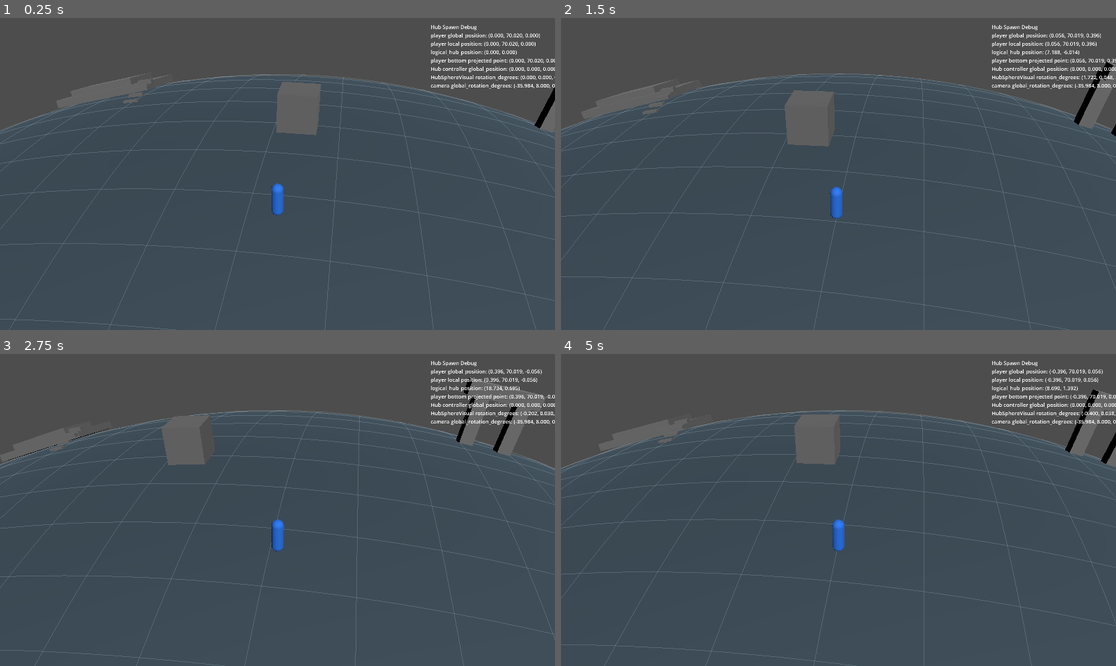
Above: before the commit, frames 1-4 (two rows, left to right).
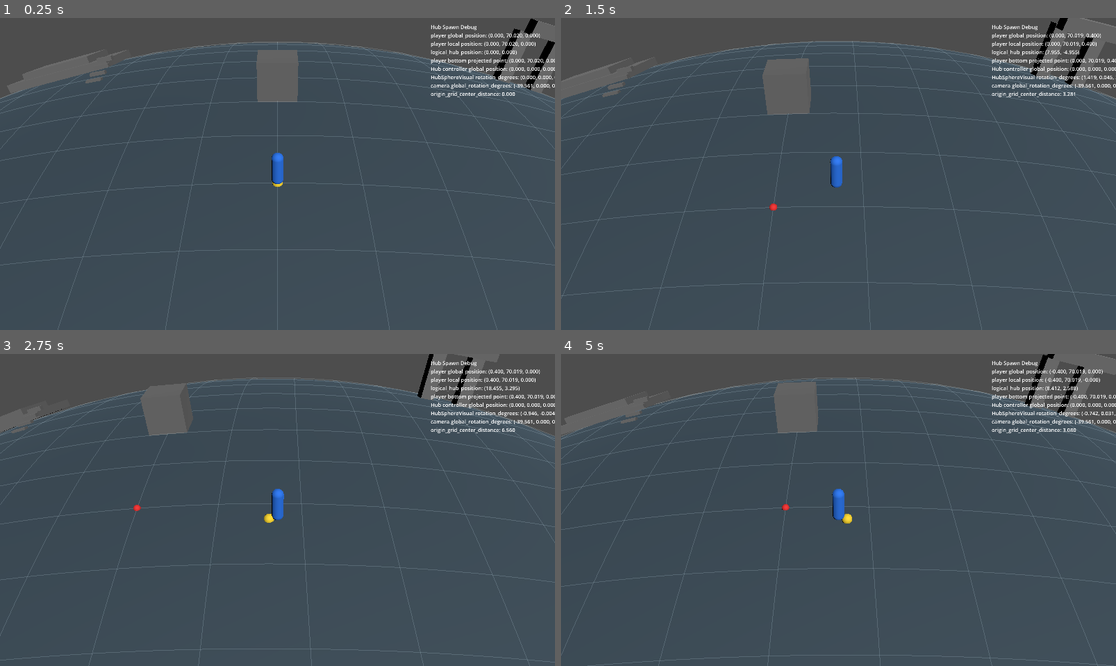
Above: after the commit, the same moments.

Repository: ttww14700-tech/GodotProject-AstralEcho
Game: Godot game, scene res://scenes/Main.tscn
Same seed, same stepped clock (60 frames per second), same inputs: the game is played once before the commit and once after it.
Inputs:
- Up to frame 1 (0.25 s): no input
- Up to frame 2 (1.5 s): tap Enter at 0.5 s; hold D (move_right) 0.53-1.28 s; hold W (camera_push_forward) 0.53-1.28 s; hold S (slow_down) from 1.28 s (still down); tap Space (dodge) at 1.35 s
- Up to frame 3 (2.75 s): release S (slow_down) at 2.03 s; hold D (move_right) from 2.03 s (still down); tap B (retreat) at 2.1 s
- Up to frame 4 (5 s): tap W (camera_push_forward) at 2.85 s; release D (move_right) at 3.53 s; hold A (move_left) from 3.53 s (still down); tap Space (dodge) at 3.6 s; tap B (retreat) at 4.35 s

The runs differ from the first frame. In frame 1, 8.6% of the frame differs, in the area x 0-100%, y 0-100%; in frame 2, 9.6%; in frame 3, 8.9%; in frame 4, 9.1%.

Commit message:
Center Hub surface grid on origin

Diff:
--- a/scenes/Hub.tscn
+++ b/scenes/Hub.tscn
@@ -72,11 +72,13 @@
 hub_walk_radius = 70.0
 hub_sphere_radius = 70.0
 hub_camera_pitch_deg = 42.0
-hub_camera_yaw_offset_deg = 8.0
+hub_camera_yaw_offset_deg = 0.0
 hub_camera_distance = 17.5
 hub_camera_look_at_height = 1.3
-hub_camera_screen_offset_y = 0.1
+hub_camera_screen_offset_y = 0.0
 hub_camera_fov = 35.0
+show_hub_placement_plane_debug = false
+show_hub_grid_alignment_debug = true
 
 [node name="HubSphereController" type="Node3D" parent="." unique_id=233989926]
 script = ExtResource("2")
--- a/scripts/HubSphereController.gd
+++ b/scripts/HubSphereController.gd
@@ -147,11 +147,16 @@
 	var extent := radius * SURFACE_GRID_EXTENT_RATIO
 
 	mesh.surface_begin(Mesh.PRIMITIVE_LINES)
-	var line_count := int(floor(extent * 2.0 / SURFACE_GRID_STEP))
-	for line_index in range(line_count + 1):
-		var offset := -extent + float(line_index) * SURFACE_GRID_STEP
-		_add_projected_grid_line(mesh, Vector2(offset, -extent), Vector2(offset, extent), radius)
-		_add_projected_grid_line(mesh, Vector2(-extent, offset), Vector2(extent, offset), radius)
+	var offsets := [0.0]
+	var offset := SURFACE_GRID_STEP
+	while offset <= extent:
+		offsets.append(-offset)
+		offsets.append(offset)
+		offset += SURFACE_GRID_STEP
+
+	for line_offset in offsets:
+		_add_projected_grid_line(mesh, Vector2(line_offset, -extent), Vector2(line_offset, extent), radius)
+		_add_projected_grid_line(mesh, Vector2(-extent, line_offset), Vector2(extent, line_offset), radius)
 	mesh.surface_end()
 	return mesh
 
Not shown, changed: AGENTS.md
